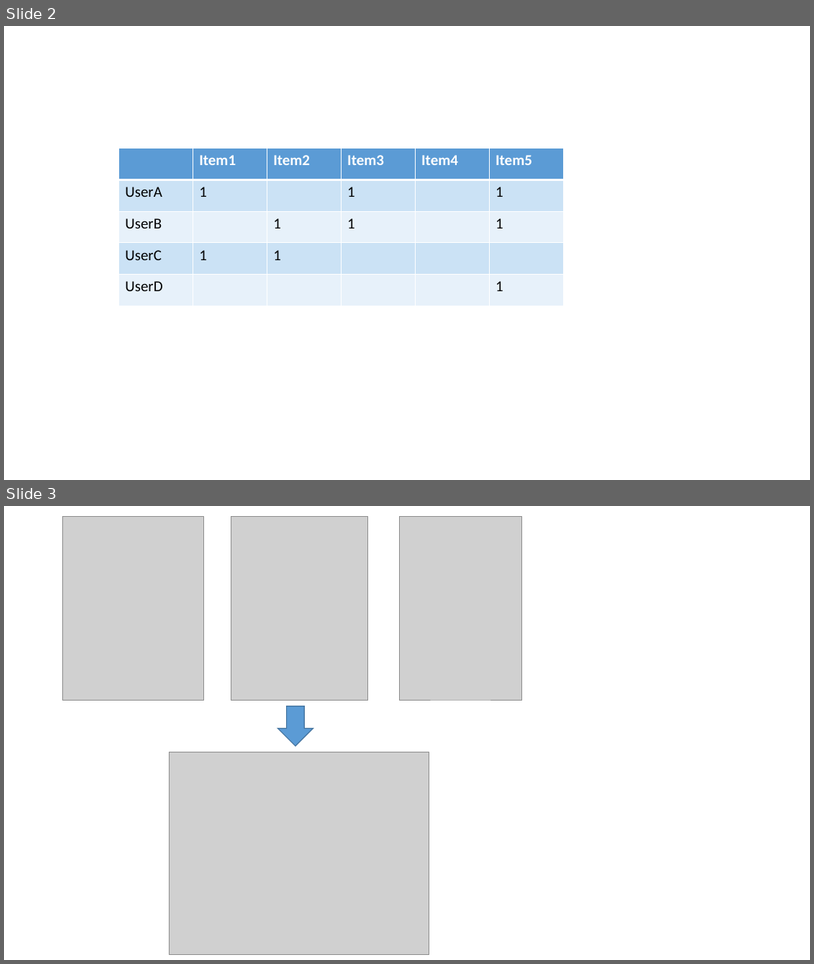
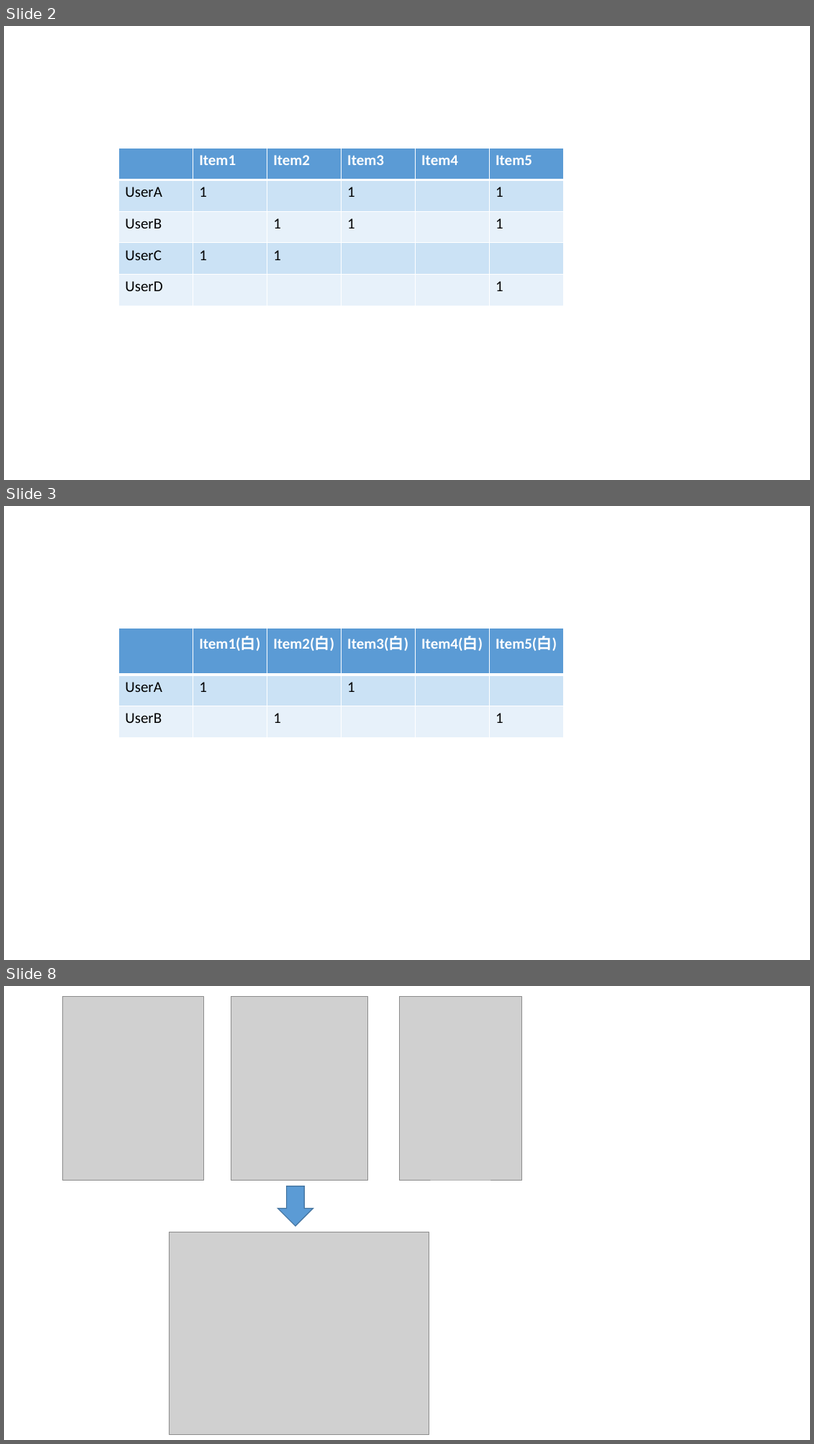
Before and after one commit to we333/m2_paper, a slide deck: ppt.pptx. Shown one above the other, each under a label of ours: slides 2 and 3 before the commit, slides 2, 3 and 8 after it; the slides between them are not shown. The pictures are 814x964 and 814x1444 pixels, drawn with LibreOffice and Linux fonts; fonts in the diff are those of the drawing; grey boxes stand for pictures. Boxes give left, top, right and bottom in pixels: in the first picture for what was removed or moved away, otherwise in the second. Text is boxed around its words. In the diff, an @@ line names an element or a change of style, - is before the commit and + after.

```diff
--- a/ppt.pptx
+++ b/ppt.pptx
@@ slide 3 added at (4, 506, 810, 960), background #FFFFFF @@
@@ table added at (119, 628, 566, 786), 3 rows, 6 columns @@
+ | Item1(白) | Item2(白) | Item3(白) | Item4(白) | Item5(白)
+UserA | 1 |  | 1 |  | 
+UserB |  | 1 |  |  | 1
@@ what was slide 3 is now slide 8 @@
```
Also in this commit, not shown: 4 other slides added, 1 other file.
